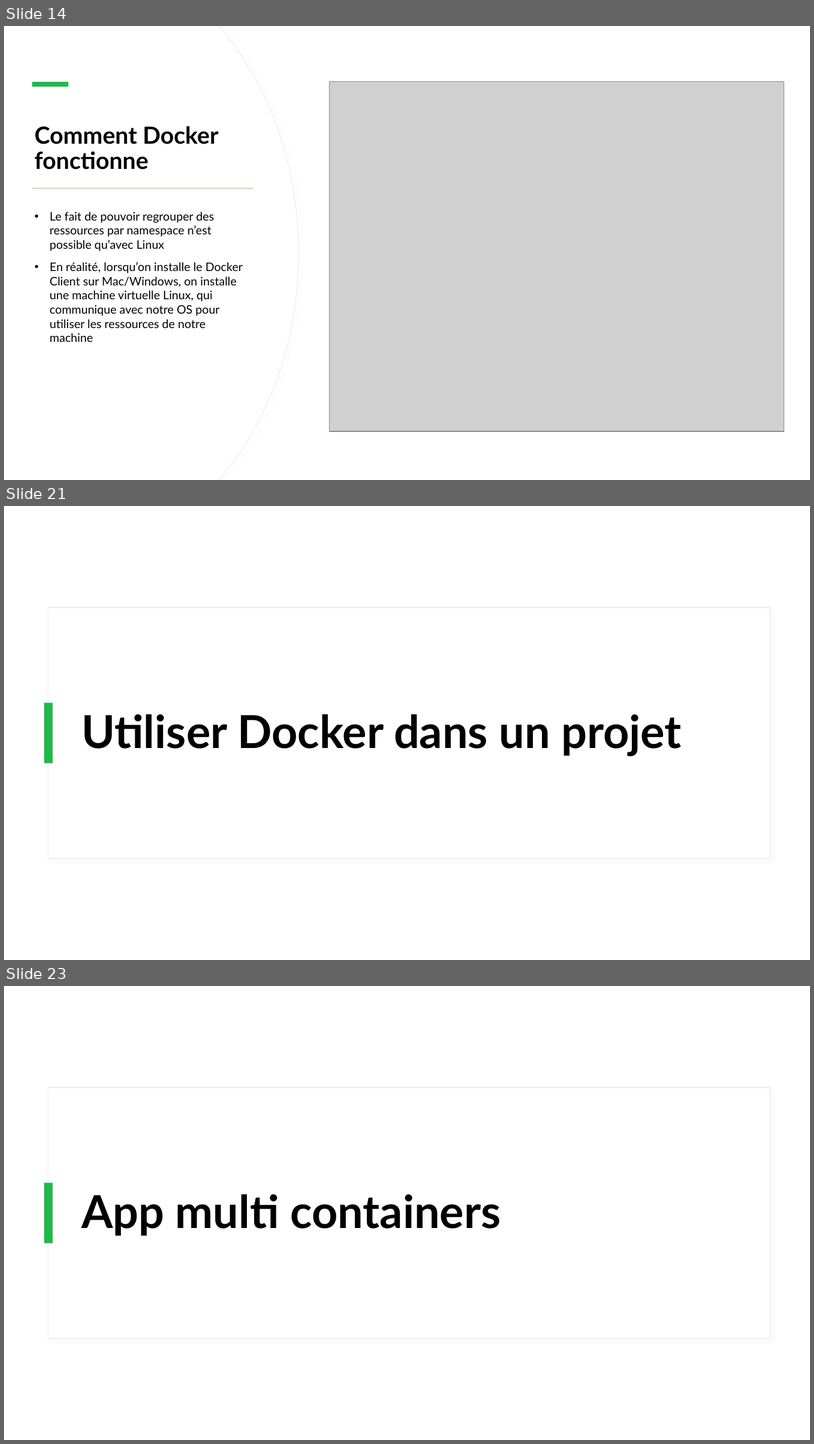
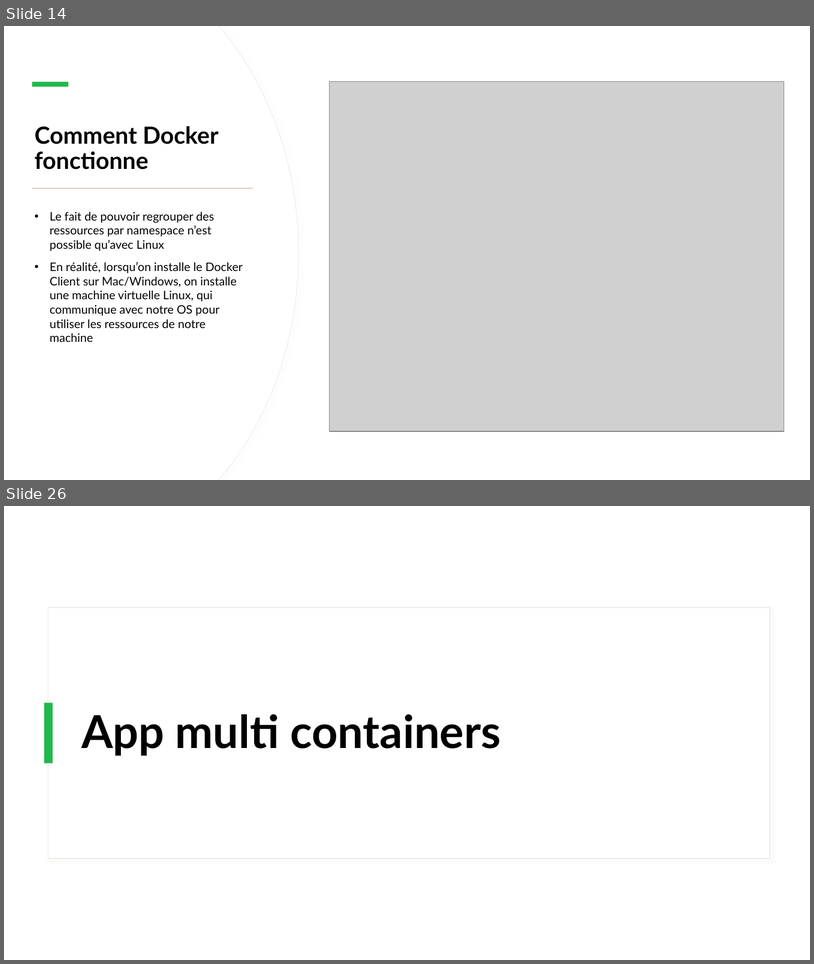
Before and after one commit to IPSSIASIDEV2/Jedy-DockerKubernetes-Formation, a slide deck: Cours/Cours.pptx. Shown one above the other, each under a label of ours: slides 14, 21 and 23 before the commit, slides 14 and 26 after it; the slides between them are not shown. The pictures are 814x1444 and 814x964 pixels, drawn with LibreOffice and Linux fonts; fonts in the diff are those of the drawing; grey boxes stand for pictures. Boxes give left, top, right and bottom in pixels: in the first picture for what was removed or moved away, otherwise in the second. Text is boxed around its words. In the diff, an @@ line names an element or a change of style, - is before the commit and + after.

```diff
--- a/Cours/Cours.pptx
+++ b/Cours/Cours.pptx
@@ slide 21 removed at box(4, 506, 810, 960), background #FFFFFF; not listed: 2 template elements that a slide beside it also shows @@
@@ title removed at box(81, 714, 682, 756) @@
-Utiliser Docker dans un projet
@@ what was slide 23 is now slide 26 @@
```
Also in this commit, not shown: 15 slides changed, 6 slides added, 3 other slides removed, 2 other files.
